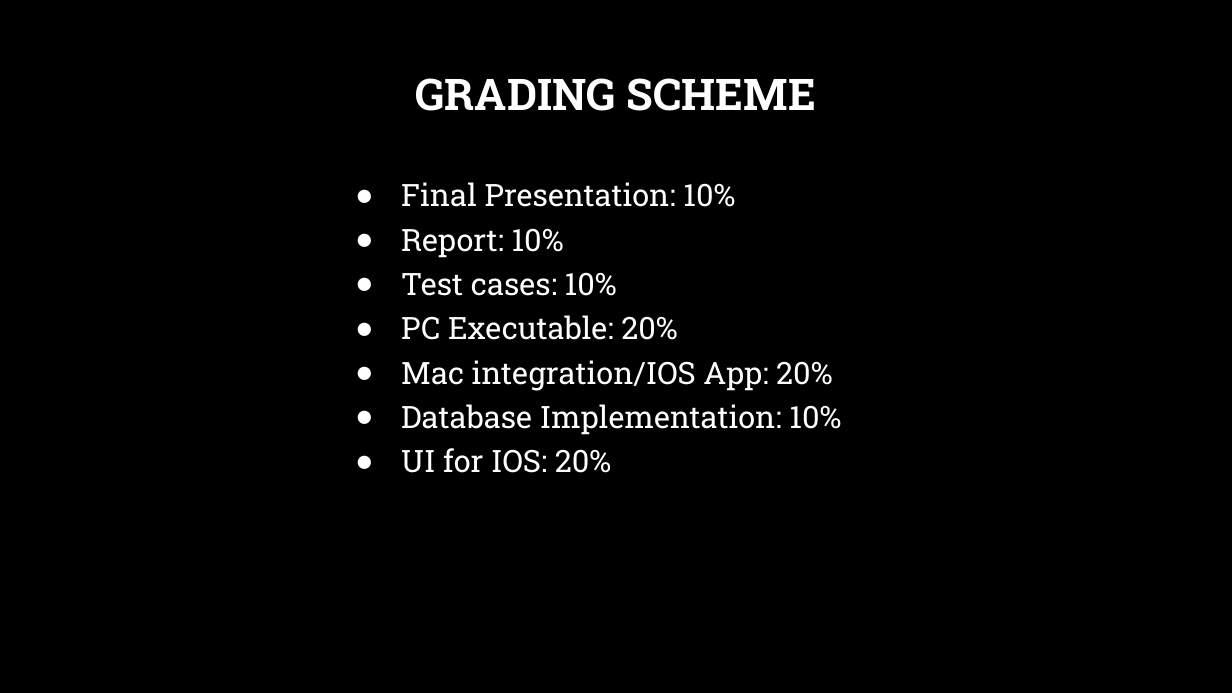
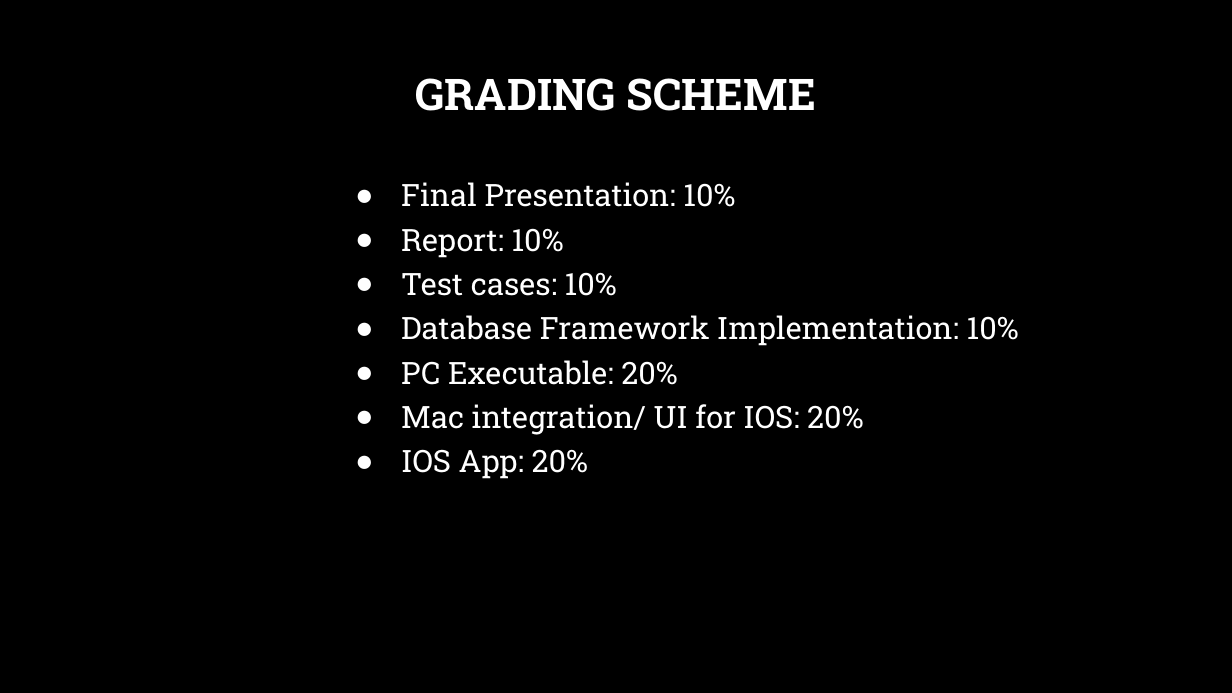
Before and after one commit to steveb1250/Devils_Grip_Proposal, a slide deck: slide 11 of CSC_520_Devils_Grip.pptx (slide 10 before the commit). Drawn at 1232x693 pixels with LibreOffice and Linux fonts; fonts in the diff are those of the drawing; background and template pictures are left out. Boxes give left, top, right and bottom in pixels: in the first picture for what was removed or moved away, otherwise in the second. Text is boxed around its words. In the diff, an @@ line names an element or a change of style, - is before the commit and + after.

```diff
--- a/CSC_520_Devils_Grip.pptx
+++ b/CSC_520_Devils_Grip.pptx
@@ text at bbox=[401, 315, 1019, 346]: paragraph added @@
+● Database Framework Implementation: 10%
@@ text at bbox=[401, 404, 863, 479]: text changed @@
-● Mac integration/IOS App: 20%
-● Database Implementation: 10%
-● UI for IOS: 20%
+● Mac integration/ UI for IOS: 20%
+● IOS App: 20%
```
Also in this commit, not shown: 6 other slides changed, 2 slides added, 1 slide removed, 1 other file.
